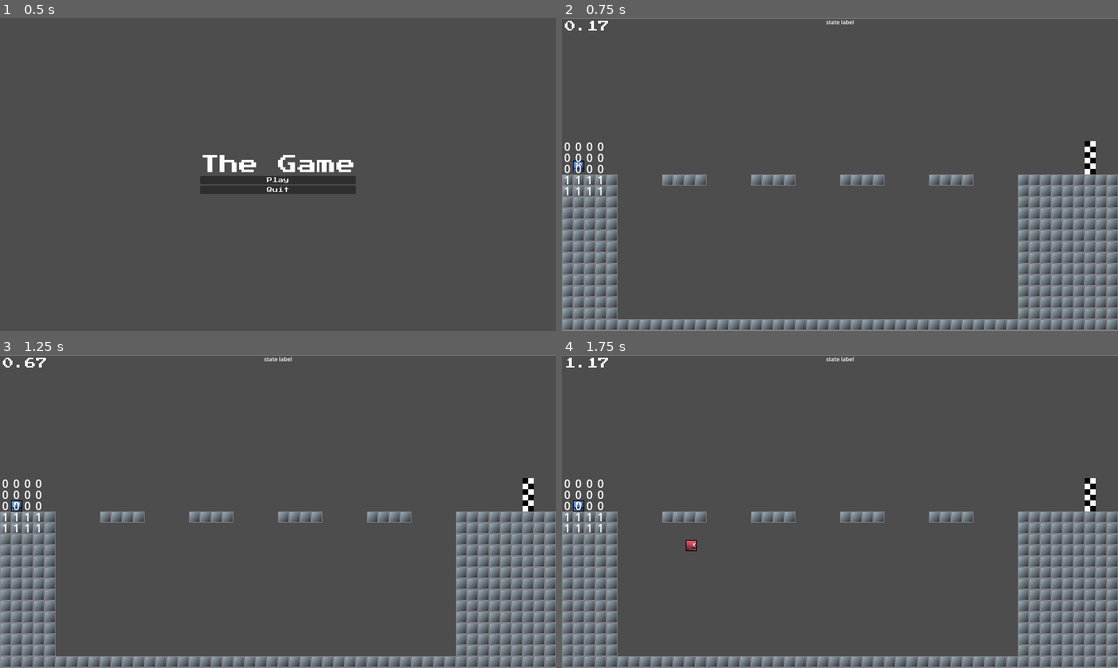
Above: before the commit, frames 1-4 (two rows, left to right).
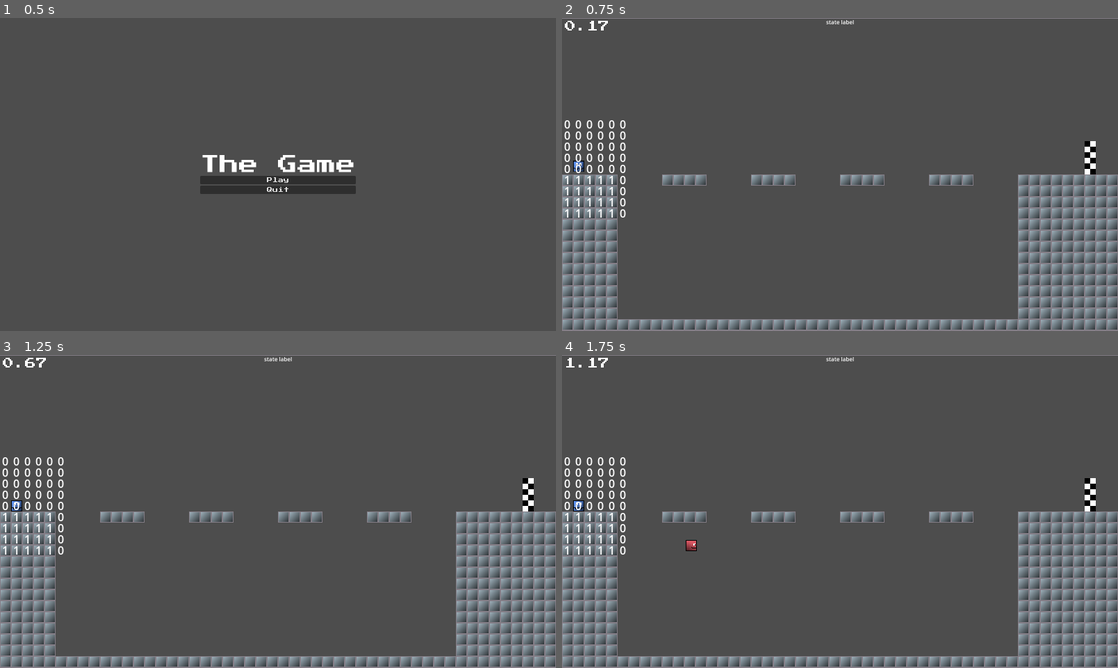
Above: after the commit, the same moments.

Repository: mdawso/dissertation
Game: Godot game, scene res://scenes/main.tscn
Two runs of this game, one before a commit and one after it. Both use one fixed random seed, a clock stepped at 60 frames per second and the inputs below.
Inputs:
- Up to frame 1 (0.5 s): no input
- Up to frame 2 (0.75 s): click "Play" at 0.5 s
- Up to frame 3 (1.25 s): no input
- Up to frame 4 (1.75 s): hold Right (right) from 1.28 s (still down); hold Shift (sprint) from 1.28 s (still down); tap Space (jump) at 1.52 s

Frame 1 is identical in both runs. In frame 2, 0.5% of the frame differs, in the area x 0-12%, y 32-64%; in frame 3, 0.5%; in frame 4, 0.5%.

Commit message:
made data gathering togglable

Diff:
--- a/scripts/ai_player.gd
+++ b/scripts/ai_player.gd
@@ -7,7 +7,9 @@
 const SPEED = 300.0
 const JUMP_VELOCITY = -400.0
 
-const SIGHT_RANGE = 2
+const SIGHT_RANGE = 4
+
+const gatheringData = true # bool to toggle all data gathering for model, debug
 
 @onready var finish_line_raycast: RayCast2D = %FinishLineRaycast
 
@@ -31,49 +33,54 @@
 		velocity += get_gravity() * delta
 
 	# gather data
-	var visibleTiles : Dictionary = {}
-	var distToFinishLine : float = 0
-	var finishLineVisible : bool = false
 
-	if debug_visible_tile_labels.visible:
-		for n in debug_visible_tile_labels.get_children():
-			debug_visible_tile_labels.remove_child(n)
-			n.queue_free()
+	var dataToSend : String = "No Data!"
 
-	if Globals.Map:
+	if gatheringData:
 
-		var playerPosOnMap : Vector2 = Globals.Map.local_to_map(position)
+		var visibleTiles : Dictionary = {}
+		var distToFinishLine : float = 0
+		var finishLineVisible : bool = false
 
-		for x in range(playerPosOnMap.x - SIGHT_RANGE, playerPosOnMap.x + SIGHT_RANGE + 1): # +1 because the max is exclusive
-			for y in range(playerPosOnMap.y - SIGHT_RANGE, playerPosOnMap.y + SIGHT_RANGE + 1):
+		if debug_visible_tile_labels.visible:
+			for n in debug_visible_tile_labels.get_children():
+				debug_visible_tile_labels.remove_child(n)
+				n.queue_free()
 
-				var coordinates = Vector2i(x,y)
-				var cellTileData = Globals.Map.get_cell_tile_data(coordinates)
+		if Globals.Map:
 
-				if cellTileData:
-					if cellTileData.get_collision_polygons_count(0) > 0:
-						var lenOfVecToTile = (Globals.Map.map_to_local(coordinates) - self.position).length()
-						visibleTiles[coordinates] = lenOfVecToTile
-				else:
-					visibleTiles[coordinates] = false
+			var playerPosOnMap : Vector2 = Globals.Map.local_to_map(position)
 
-				if debug_visible_tile_labels.visible:
-					var newLabel = Label.new()
-					newLabel.horizontal_alignment = HORIZONTAL_ALIGNMENT_CENTER
-					newLabel.vertical_alignment = VERTICAL_ALIGNMENT_CENTER
-					newLabel.position = Globals.Map.map_to_local(coordinates) + Vector2(-5,-12.5) # this is added to line the numbers up to the centres of the tiles
-					newLabel.text = str(1 if visibleTiles[coordinates] else 0)
-					debug_visible_tile_labels.add_child(newLabel)
+			for x in range(playerPosOnMap.x - SIGHT_RANGE, playerPosOnMap.x + SIGHT_RANGE + 1): # +1 because the max is exclusive
+				for y in range(playerPosOnMap.y - SIGHT_RANGE, playerPosOnMap.y + SIGHT_RANGE + 1):
 
-	if Globals.FinishLine:
-		var vecToFinishLine = Globals.FinishLine.position - self.position
-		finish_line_raycast.set_target_position(vecToFinishLine)
-		distToFinishLine = vecToFinishLine.length()
-		finishLineVisible = not finish_line_raycast.is_colliding()
+					var coordinates = Vector2i(x,y)
+					var cellTileData = Globals.Map.get_cell_tile_data(coordinates)
+
+					if cellTileData:
+						if cellTileData.get_collision_polygons_count(0) > 0:
+							var lenOfVecToTile = (Globals.Map.map_to_local(coordinates) - self.position).length()
+							visibleTiles[coordinates] = lenOfVecToTile
+					else:
+						visibleTiles[coordinates] = false
+
+					if debug_visible_tile_labels.visible:
+						var newLabel = Label.new()
+						newLabel.horizontal_alignment = HORIZONTAL_ALIGNMENT_CENTER
+						newLabel.vertical_alignment = VERTICAL_ALIGNMENT_CENTER
+						newLabel.position = Globals.Map.map_to_local(coordinates) + Vector2(-5,-12.5) # this is added to line the numbers up to the centres of the tiles
+						newLabel.text = str(1 if visibleTiles[coordinates] else 0)
+						debug_visible_tile_labels.add_child(newLabel)
+
+		if Globals.FinishLine:
+			var vecToFinishLine = Globals.FinishLine.position - self.position
+			finish_line_raycast.set_target_position(vecToFinishLine)
+			distToFinishLine = vecToFinishLine.length()
+			finishLineVisible = not finish_line_raycast.is_colliding()
 
 
-	var gatheredDataDict = {"visibleTiles": visibleTiles, "distToFinishLine": distToFinishLine, "finishLineVisible": finishLineVisible}
-	var dataToSend = JSON.stringify(gatheredDataDict)
+		var gatheredDataDict = {"visibleTiles": visibleTiles, "distToFinishLine": distToFinishLine, "finishLineVisible": finishLineVisible}
+		dataToSend = JSON.stringify(gatheredDataDict)
 
 	peer.poll()
 
Not shown, changed: python/test_server.py
